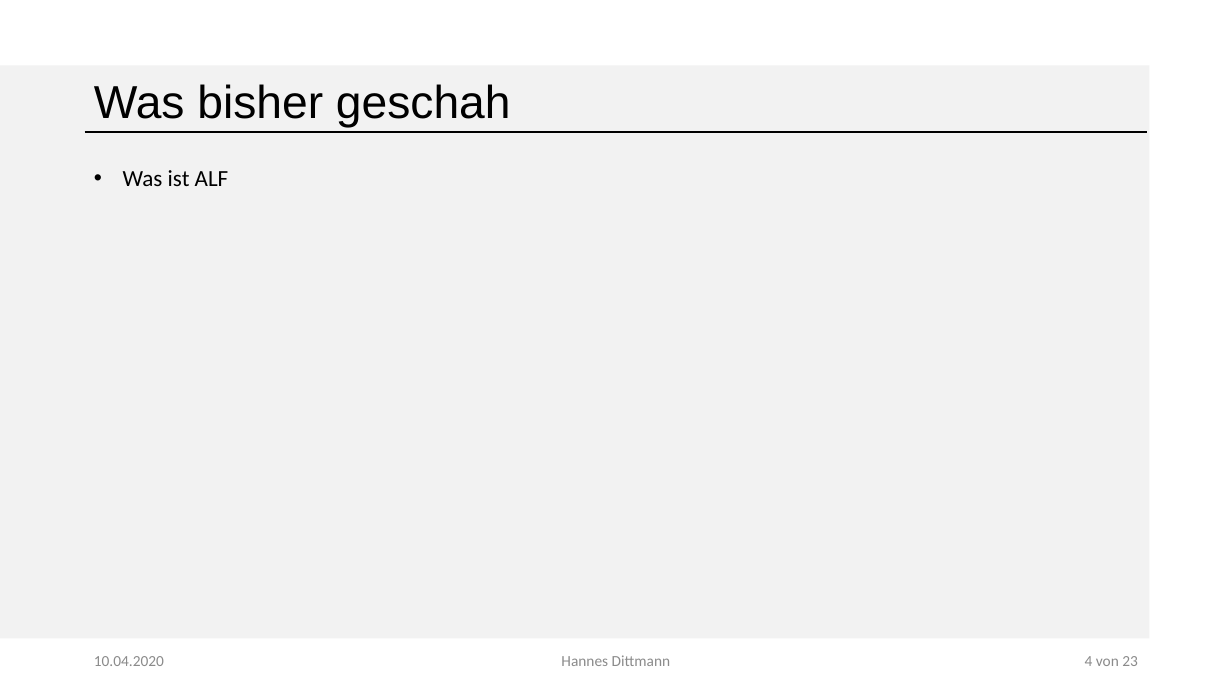
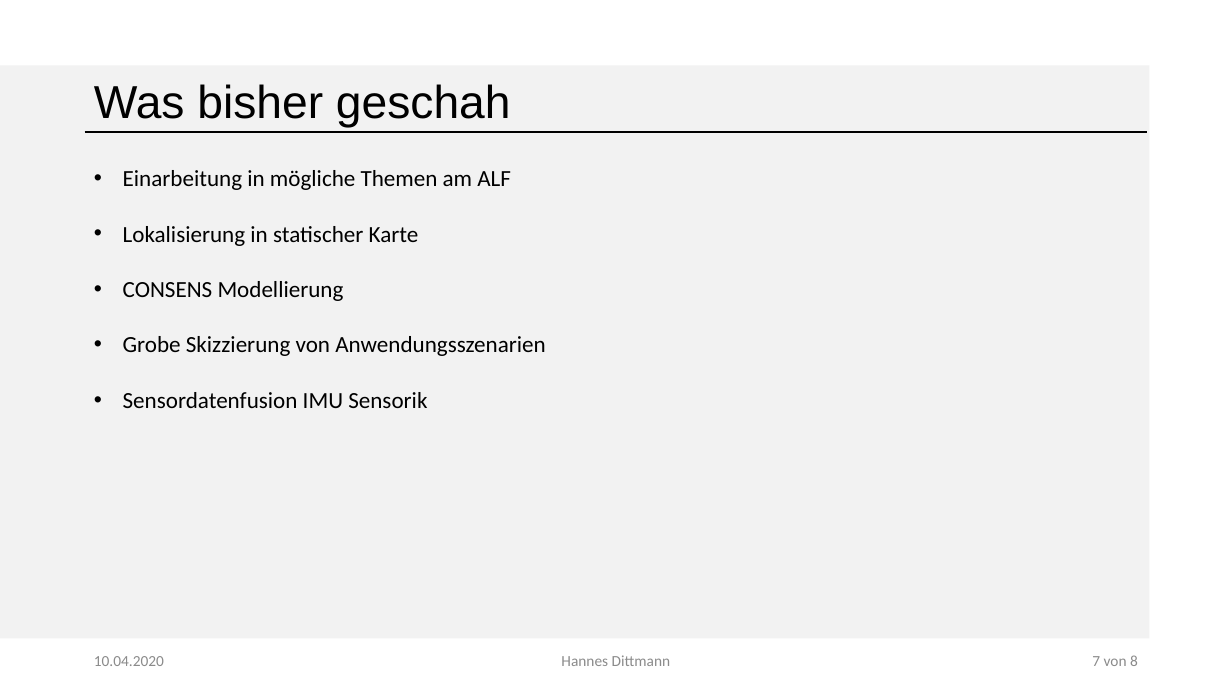
Before and after one commit to GiulliMo/Master_Doc, a slide deck: slide 7 of Präsentationen/HSHL/Besprechung_Göbel.pptx. Drawn at 1232x693 pixels with LibreOffice and Linux fonts; fonts in the diff are those of the drawing; background and template pictures are left out. Boxes give left, top, right and bottom in pixels: in the first picture for what was removed or moved away, otherwise in the second. Text is boxed around its words. In the diff, an @@ line names an element or a change of style, - is before the commit and + after.

```diff
--- a/Präsentationen/HSHL/Besprechung_Göbel.pptx
+++ b/Präsentationen/HSHL/Besprechung_Göbel.pptx
@@ text at (x1=123, y1=170, x2=545, y2=408): text changed @@
-• Was ist ALF
+• Einarbeitung in mögliche Themen am ALF
+• Lokalisierung in statischer Karte
+• CONSENS Modellierung
+• Grobe Skizzierung von Anwendungsszenarien
+• Sensordatenfusion IMU Sensorik
@@ text at (x1=1092, y1=655, x2=1138, y2=666): text changed @@
-4 von 23
+7 von 8
```
Also in this commit, not shown: 7 other slides changed, 1 other file.
